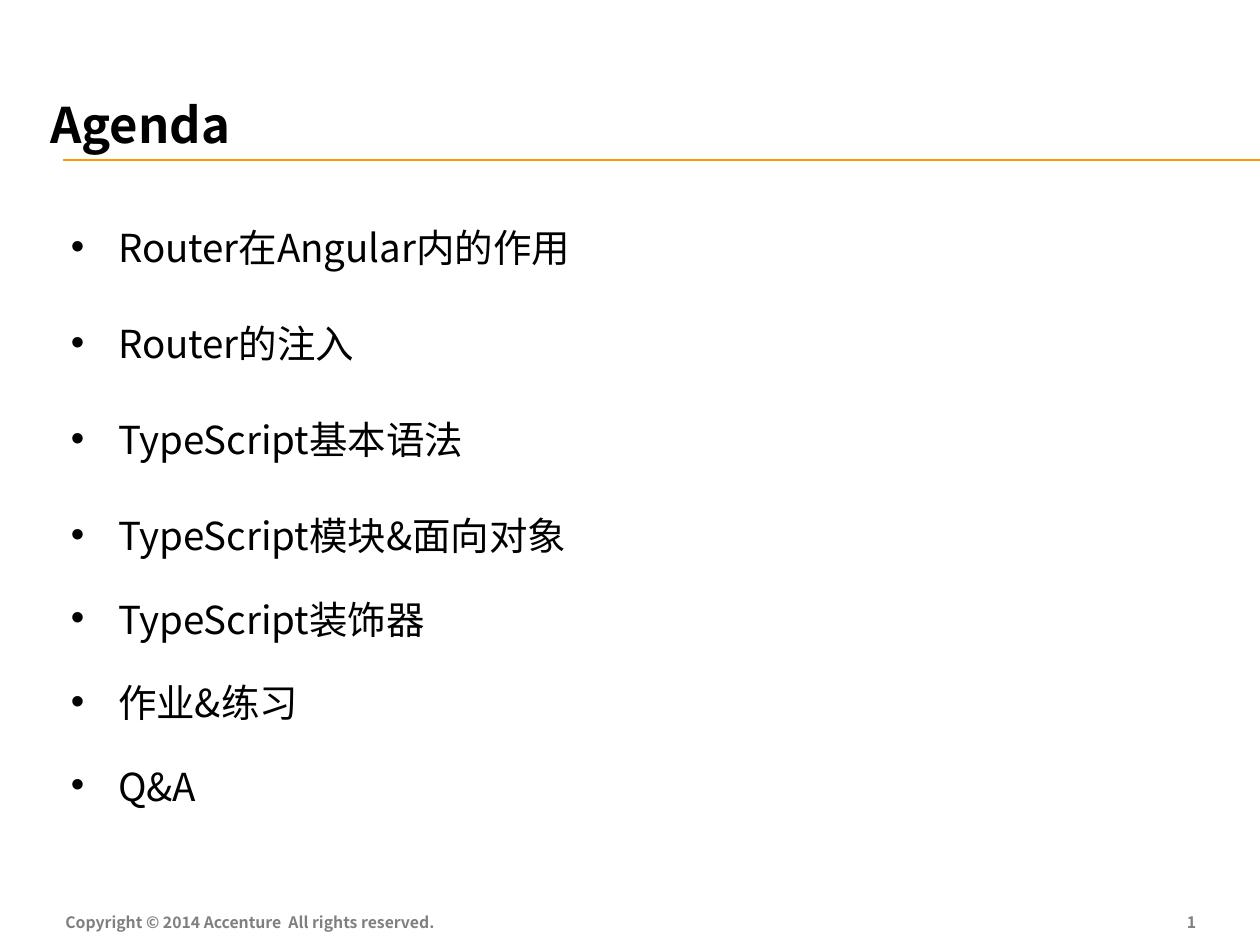
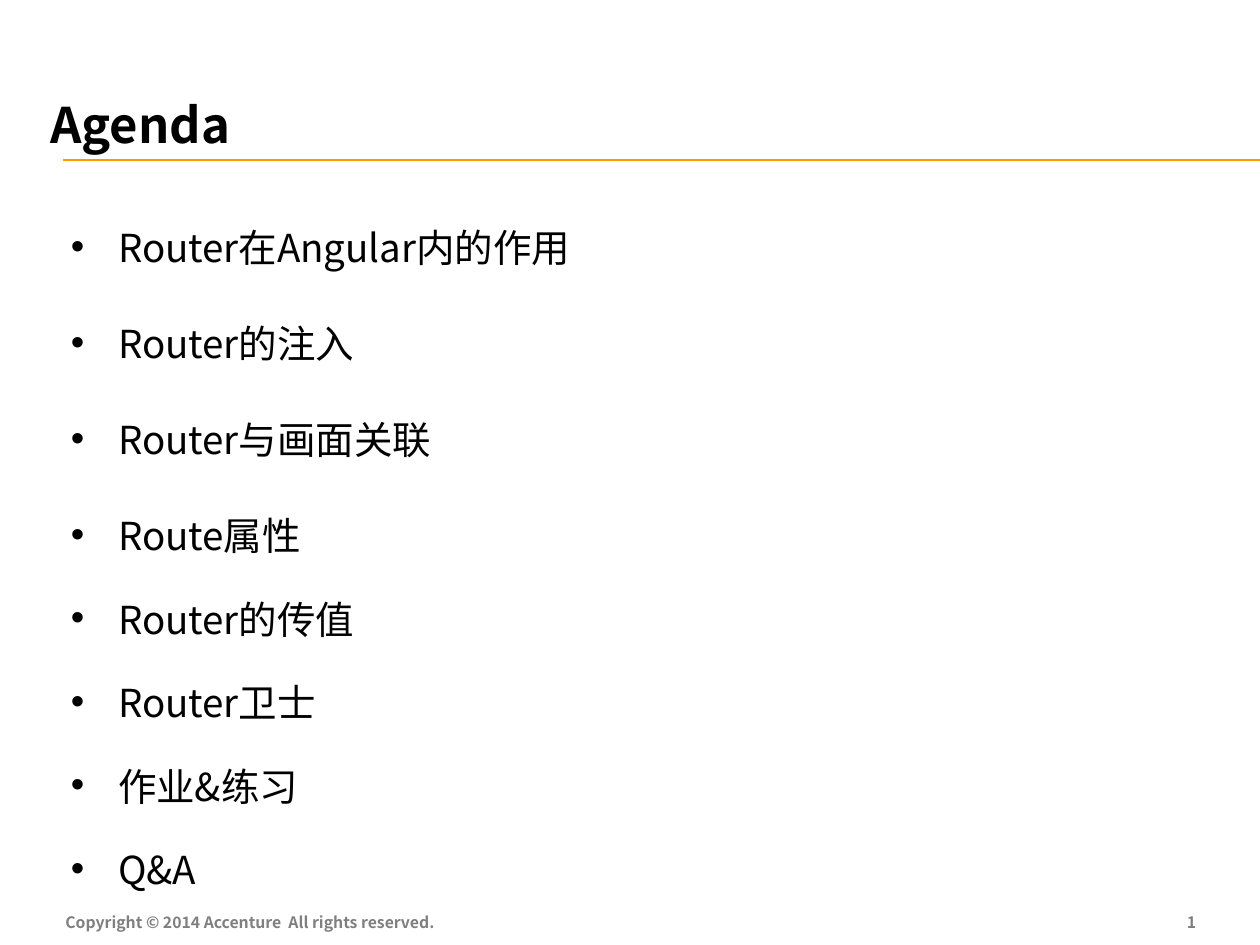
Before and after one commit to FS-Angular-Interest-Group/AngularTraining, a slide deck: slide 2 of PPT/04-Accenture-FS-Angular-Router.pptx. Drawn at 1260x945 pixels with LibreOffice and Linux fonts; fonts in the diff are those of the drawing. Boxes give left, top, right and bottom in pixels: in the first picture for what was removed or moved away, otherwise in the second. Text is boxed around its words. In the diff, an @@ line names an element or a change of style, - is before the commit and + after.

```diff
--- a/PPT/04-Accenture-FS-Angular-Router.pptx
+++ b/PPT/04-Accenture-FS-Angular-Router.pptx
@@ table at [58,184,1106,895] @@
-row 3, column 1: TypeScript基本语法
+row 3, column 1: Router与画面关联
-row 4, column 1: TypeScript模块&面向对象 / TypeScript装饰器 / 作业&练习 / Q&A
+row 4, column 1: Route属性 / Router的传值 / Router卫士 / 作业&练习 / Q&A
```
Also in this commit, not shown: 5 other slides changed, 1 slide added, 7 slides removed, 2 other files.
